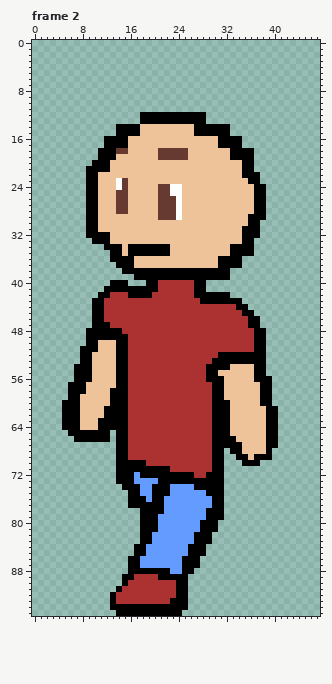
Pixel-art file -- images/test/PlrSpriteTest/AnimationTesting/Done/PlrFrontLeftWalk.ase. Above is the file before it was changed.
48x96 pixels, 4 frames. Shown: frame 2. The commit also changed other frames, which this record leaves out.
Once edited:
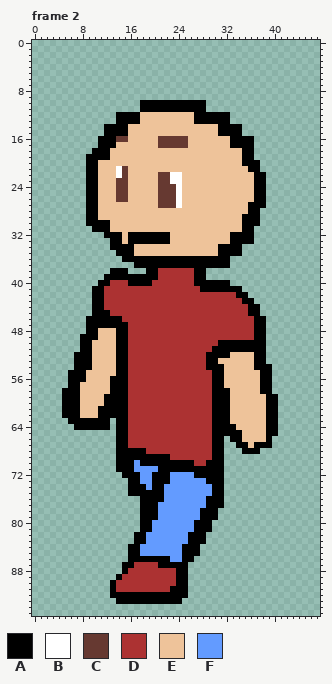
Palette (. is transparent): A #000000  B #ffffff  C #663931  D #ac3232  E #eec39a  F #639bff
Message: edited rendering logic and walk animation
From old to new:
layer "Pa/Head" now hidden
layer "Pa/Arms" now hidden
layer "Pa/Shirt" now hidden
layer "Pa/Pants" now hidden
layer "Pa/Feet" now hidden
Changed rows in their new state; - is an unchanged pixel.
Frame 2:
first column x 5:
10 -------------AAAAAAAAAAA------------
11 -------------AAAAAAAAAAA------------
12 ---------AAAAEEEEEEEEE--AAAA--------
13 ---------AAAAEEEEEEEEE--AAAA--------
14 -------AA--EE---------EEEE--AA------
15 -------AA--EE---------EEEE--AA------
16 ------A--CC-----CCCCC-----EE--AA----
17 ------A--EE-----CCCCC-----EE--AA----
18 -----A--EEE-----EEEEE-------EE------
19 ----AA--E-------EEEEE-------EE------
20 ----A-EE------------------------A---
21 ------EE-BC-------------------E-A---
22 ---------BC-----CCBB----------EE-A--
23 ---------C------CCBB-----------E-A--
24 ---------C--------C-----------------
25 ------------------C-----------------
27 ---------EE--------------------A----
28 ---------EE-----EEEE-----------A-.--
29 ----------------EEEE----------A--.--
30 ------AA----------------------A-----
31 ----.-AA------------------------.---
32 ----...-AA-AAAAAAA----------AA--.---
33 -----...AA-AAAAAAA----------AA------
34 -------.--A-EEEEEE--------AA--..----
35 --------.-A-EEEEEE--------AA--..----
36 --------..--AAAAAAAAAAAAAA--..------
37 ---------...AAAAAAAAAAAAAA--..------
38 --------AA-...--DDDDDD--....--------
39 -------AAAAA----DDDDDD--....--------
40 ------AADDDAAA-D--------AAAA--------
41 -----AADDDDDDDDD------D-AAAAAA------
42 -----A-D---DDDD-------DDDDDDDAA-----
43 -----------------------DDDDDDDAA----
44 -----------------------------DDAA---
45 -------A----------------------D-A---
46 ----A--AAA---------------------D-A--
47 ----A---AAA--------------------D-A--
48 ------EEE-A-------------------------
49 ---A--EEE---------------------------
50 ---A-E--------------------AAAAAA----
51 -----E-------------------AAAAAAA----
52 --A---------------------AA--EEEE----
53 --A---------------------A-EEEEEE----
54 ---------------------------E------A-
55 -A--E-------------------D-A-----E-A-
56 -A--E---A---------------D-------E---
57 ---E----A---------------------------
58 A--E-----------------------A--------
59 A------A-------------------A-----E-A
60 -------A-------------------------E-A
61 ------A-----------------------------
62 ------A-----------------------------
63 .--AAA--.---------------------------
64 ..-AAA--.-------------------A-------
65 -.......--------------------AA------
66 --......-------------------.-A-----.
67 ---------------------------..-A-AA-.
68 -----------AAA--------------..AAA..-
69 -----------AAAAAAA-----------......-
70 ------------F-AAAAAAAA--A-----...---
71 ------------FFFF--AAAAAAA-----------
72 ---------.--AFF---FFFFAA------------
73 ---------..-A--A--FFFFFF------------
74 ----------.--A---F----FFF-----------
75 -------------AA--F------F-----------
76 -----------..-A---------A-----------
77 -----------..---F-------A-----------
78 ----------------F------A--.---------
79 -----------------------A--.---------
80 ---------------F------A--.----------
81 ---------------F------A--.----------
82 ------------A-F------A--.-----------
83 ------------A-F------A--.-----------
84 -----------A-F------A--.------------
85 -----------A-F------A--.------------
86 -------------AAAAA----.-------------
87 ----------A-DDDDAAAA-..-------------
88 ----------ADDDDDDDDA-.--------------
89 ---------ADD----DDD-----------------
90 --------ADD-------------------------
91 --------AD--------A-----------------
92 ---------AAAAAAAAAA-----------------
93 --------.AAAAAAAAA--.---------------
94 --------.............---------------
95 ---------...........----------------
Pixel boxes of the changes (left, top, right, bottom) in both pictures:
changed: (62, 100, 278, 616)
